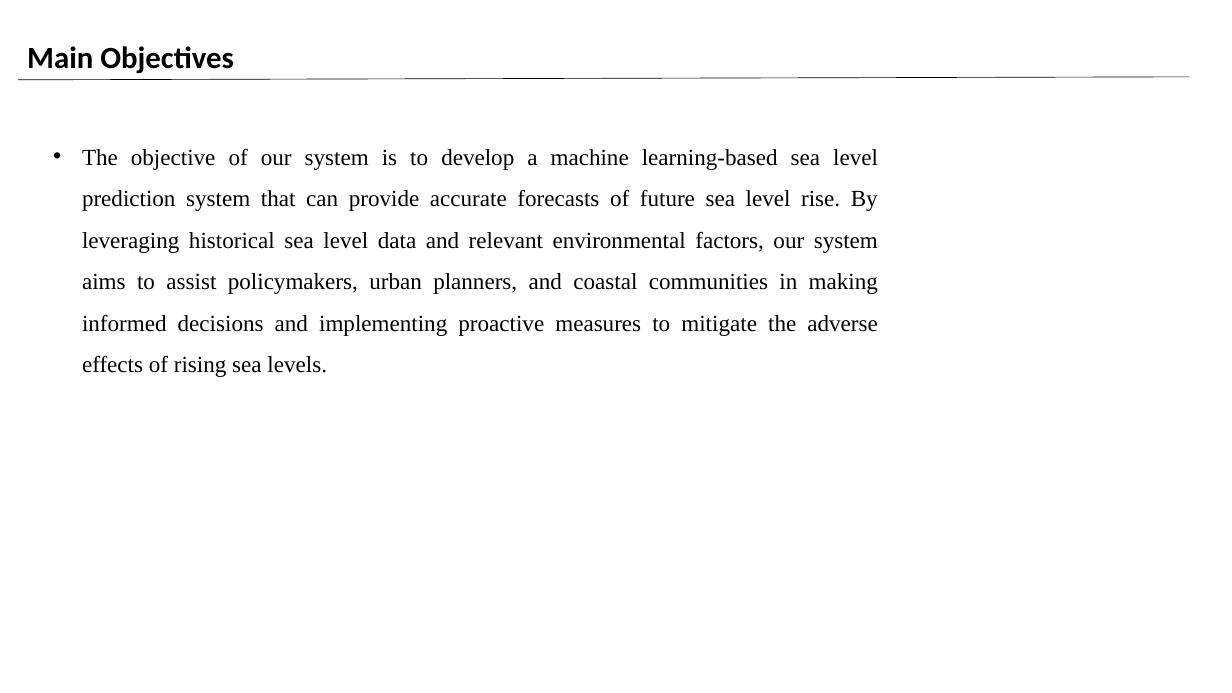
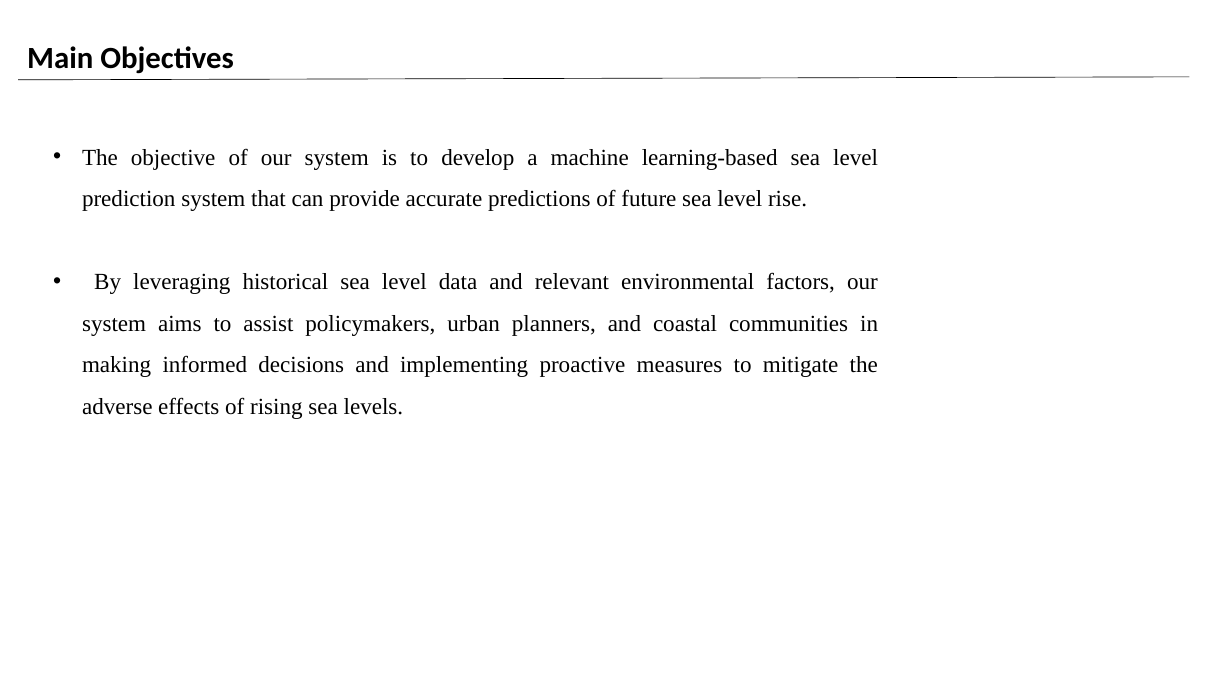
Before and after one commit to Omar0Khaled152001/Sea-Level-Prediction-Sytstem, a slide deck: slide 9 of Sea Level Rise PP.pptx. Drawn at 1232x693 pixels with LibreOffice and Linux fonts; fonts in the diff are those of the drawing; background and template pictures are left out. Boxes give left, top, right and bottom in pixels: in the first picture for what was removed or moved away, otherwise in the second. Text is boxed around its words. In the diff, an @@ line names an element or a change of style, - is before the commit and + after.

```diff
--- a/Sea Level Rise PP.pptx
+++ b/Sea Level Rise PP.pptx
@@ text at (x1=82, y1=148, x2=878, y2=419): text changed @@
-• The objective of our system is to develop a machine learning-based sea level prediction system that can provide accurate forecasts of future sea level rise. By leveraging historical sea level data and relevant environmental factors, our system aims to assist policymakers, urban planners, and coastal communities in making informed decisions and implementing proactive measures to mitigate the adverse effects of rising sea levels.
+• The objective of our system is to develop a machine learning-based sea level prediction system that can provide accurate predictions of future sea level rise.
+• By leveraging historical sea level data and relevant environmental factors, our system aims to assist policymakers, urban planners, and coastal communities in making informed decisions and implementing proactive measures to mitigate the adverse effects of rising sea levels.
```
Also in this commit, not shown: 11 other slides changed, 3 slides added, 1 slide removed, 1 other file.
